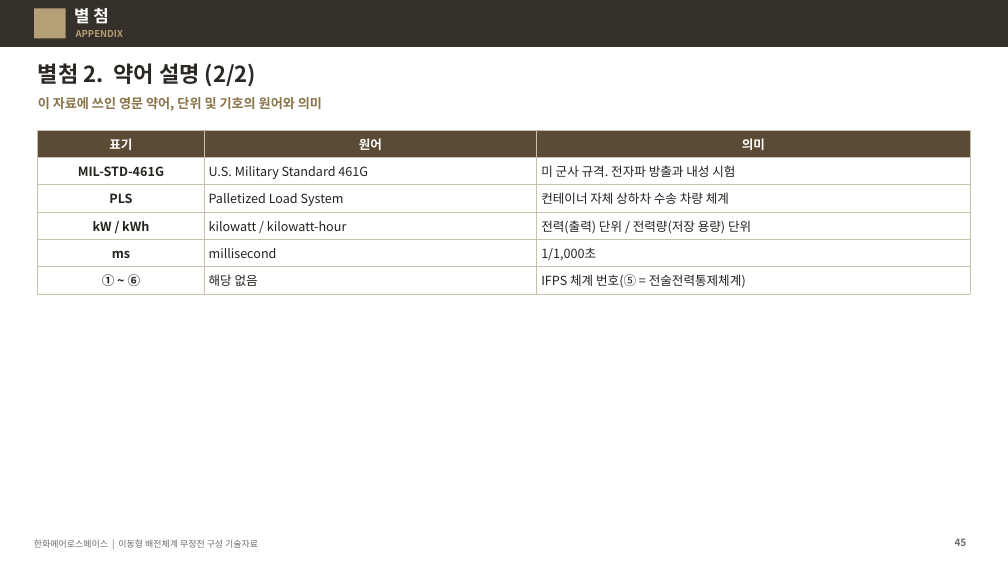
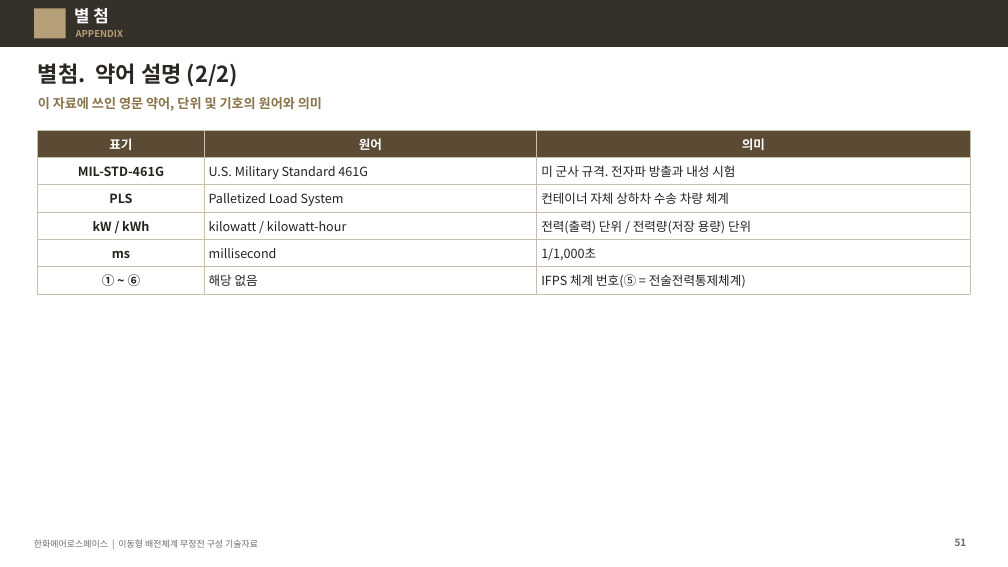
Before and after one commit to byunjd112-hue/headroom, a slide deck: slide 51 of mobile_ems/docs/out/IFPS_이동형배전체계_무정전구성_기술자료_Rev72.pptx (slide 45 before the commit). Drawn at 1008x567 pixels with LibreOffice and Linux fonts; fonts in the diff are those of the drawing. Boxes give left, top, right and bottom in pixels: in the first picture for what was removed or moved away, otherwise in the second. Text is boxed around its words. In the diff, an @@ line names an element or a change of style, - is before the commit and + after.

```diff
--- a/mobile_ems/docs/out/IFPS_이동형배전체계_무정전구성_기술자료_Rev72.pptx
+++ b/mobile_ems/docs/out/IFPS_이동형배전체계_무정전구성_기술자료_Rev72.pptx
@@ title at (38, 63, 238, 87): text changed @@
-별첨 2. 약어 설명 (2/2)
+별첨. 약어 설명 (2/2)
@@ page number at (955, 538, 967, 546): text changed @@
-45
+51
```
Also in this commit, not shown: 21 other slides changed, 6 slides added, 6 other files.
